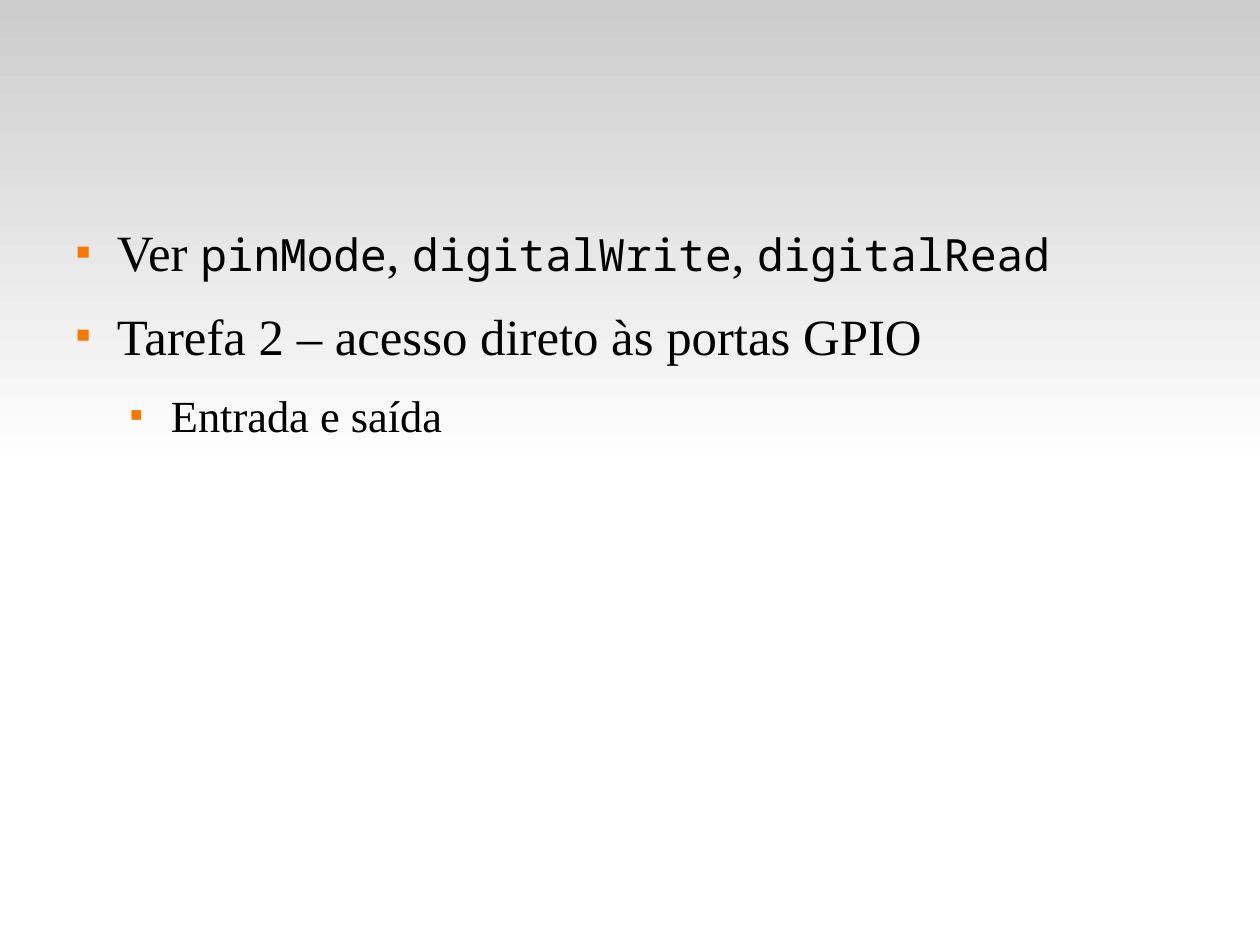
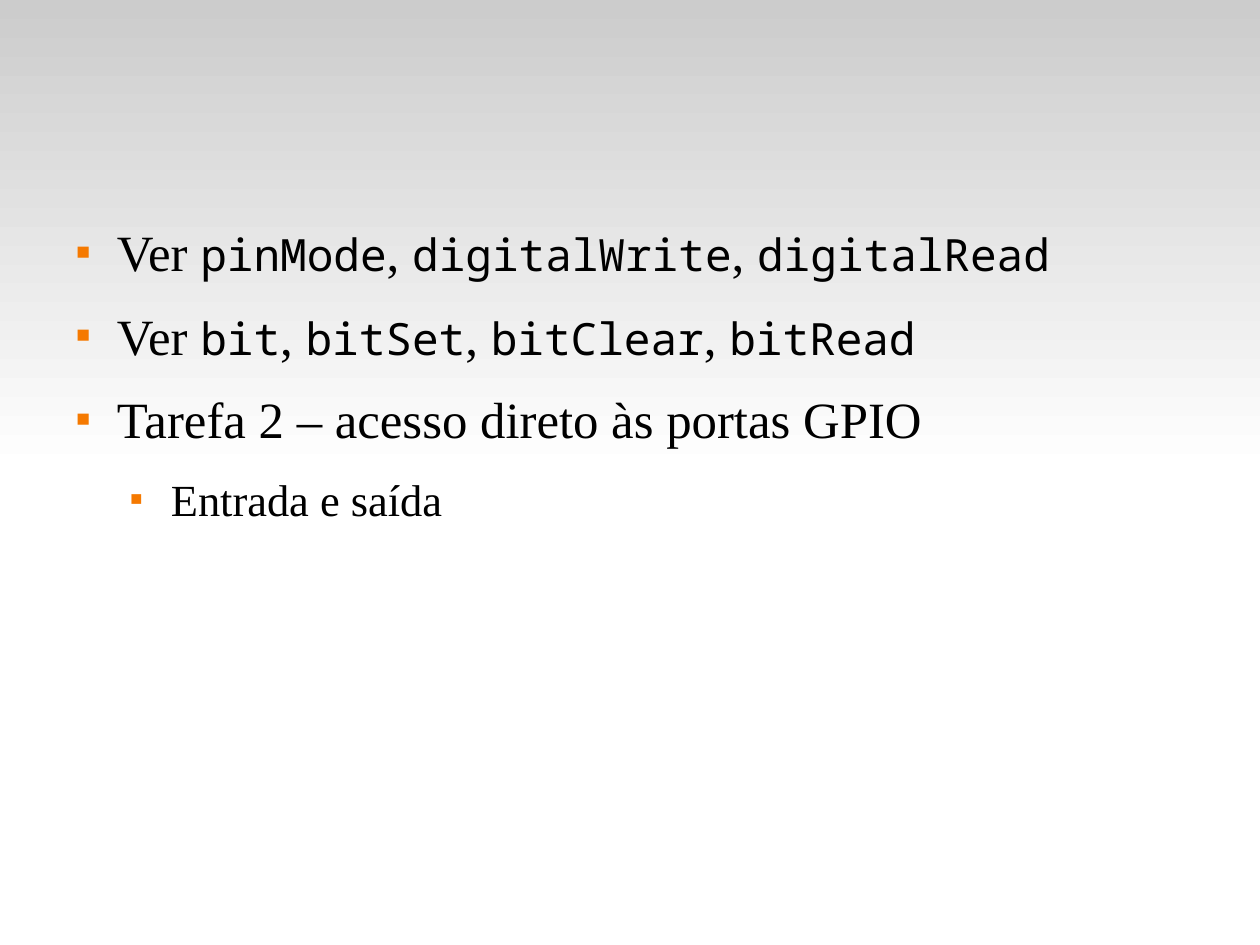
Before and after one commit to fsantanna-uerj/SE, a slide deck: slide 11 of Slides/se-02-gpio.odp. Drawn at 1260x945 pixels with LibreOffice and Linux fonts; fonts in the diff are those of the drawing. Boxes give left, top, right and bottom in pixels: in the first picture for what was removed or moved away, otherwise in the second. Text is boxed around its words. In the diff, an @@ line names an element or a change of style, - is before the commit and + after.

```diff
--- a/Slides/se-02-gpio.odp
+++ b/Slides/se-02-gpio.odp
@@ text at bbox=[117, 321, 915, 356]: paragraph added @@
+■ Ver bit, bitSet, bitClear, bitRead
```
Also in this commit, not shown: 4 other files.
